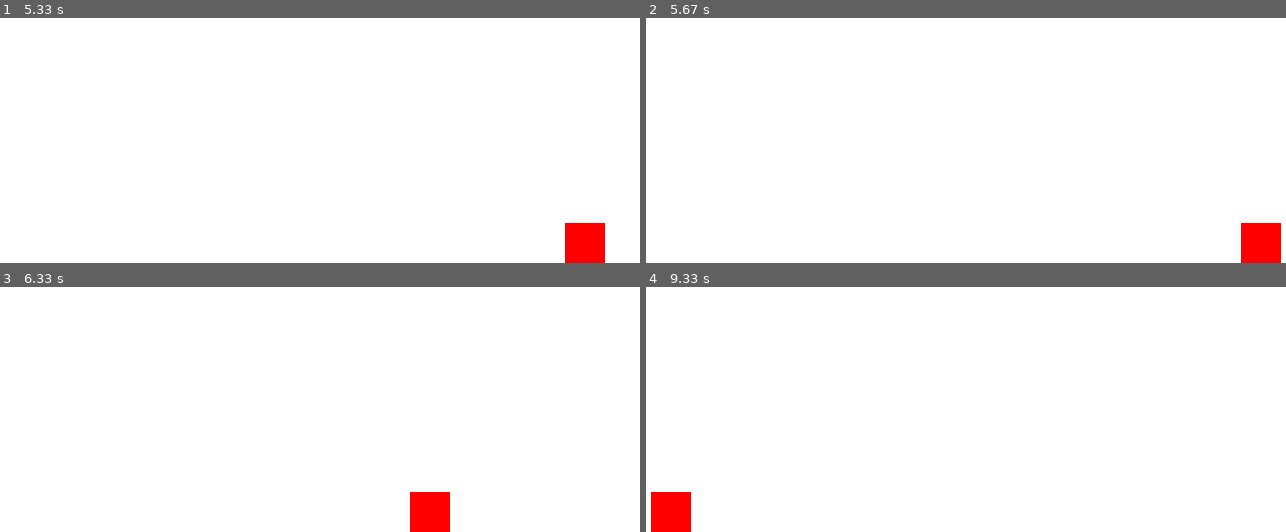
Above: before the commit, frames 1-4 (two rows, left to right).
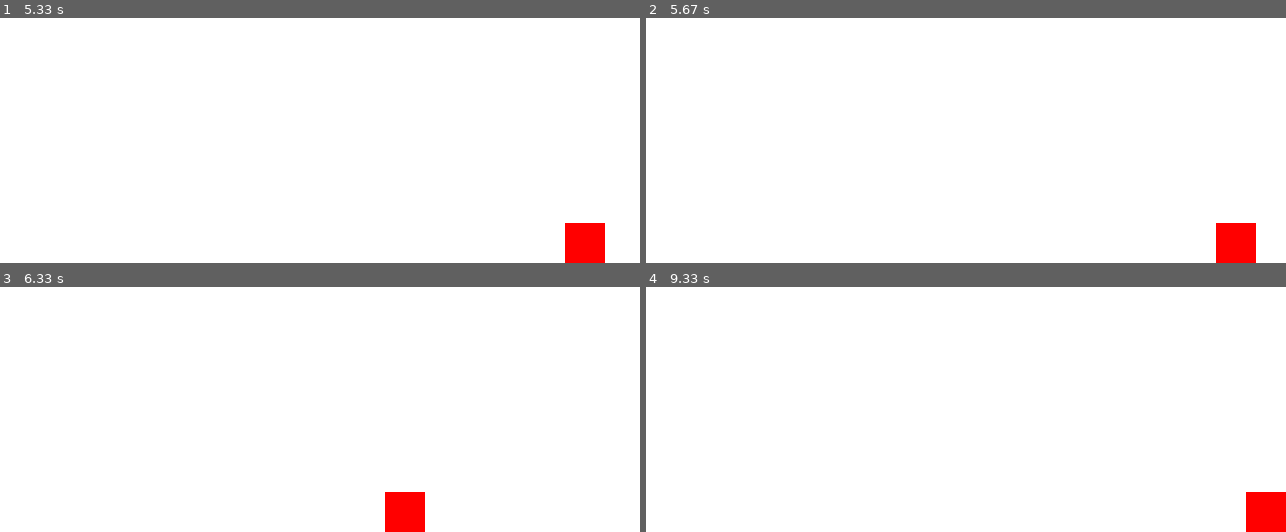
Above: after the commit, the same moments.

Repository: Teedu/Warehouse_Getaway
Game: pygame game, started from Pygame_basic.py
Same seed, same stepped clock (60 frames per second), same inputs: the game is played once before the commit and once after it.
Inputs:
- Up to frame 1 (5.33 s): hold Right 0.33-0.8 s; hold Up 0.83-1.13 s; hold Right 1.17-1.63 s; hold Left 1.67-2.2 s; hold Left 2.23-2.63 s; hold Up 2.67-3.03 s; hold Right 3.07-3.7 s; hold Left 3.73-4.2 s; hold Right 4.23-4.7 s; hold Up 4.73-5.03 s; hold Right from 5.07 s (still down)
- Up to frame 2 (5.67 s): release Right at 5.53 s; hold Left from 5.57 s (still down)
- Up to frame 3 (6.33 s): release Left at 6.1 s; hold Left from 6.13 s (still down)
- Up to frame 4 (9.33 s): release Left at 6.53 s; hold Up 6.57-6.93 s; hold Right 6.97-7.6 s; hold Left 7.63-8.1 s; hold Right 8.13-8.6 s; hold Up 8.63-8.93 s; hold Right from 8.97 s (still down)

Frame 1 is identical in both runs. In frame 2, 1.3% of the frame differs, in the area x 89-100%, y 83-100%; in frame 3, 1.3%; in frame 4, 2.0%, in the area x 0-100%, y 83-100%.

Commit message:
Update Pygame_basic.py

Diff:
--- a/Pygame_basic.py
+++ b/Pygame_basic.py
@@ -12,16 +12,18 @@
         pygame.draw.rect(aken,[255,0,0],[ self.x-20, self.y-20, 40, 40],0)
 
     def tp(self):
-        if self.x <0:
-            self.x = 640
-        if self.x >640:
-            self.x = 0
+        if self.x <20:
+            self.x = 20
+        if self.x >620:
+            self.x = 620
         if self.y >460:
             self.y = 460
 
     def update(self,vx,vy):
-        self.x += vx
+        self.x += vx # liikumine
         self.y += vy
+        if jump != False: # hüppamine põrandal tööab
+            VY=0
 
 
 pygame.init()
@@ -59,8 +61,6 @@
             if e.key == pygame.K_RIGHT:
                 VX -= XL
     VY += 1
-    if jump != False:
-        VY=0
     tüüp.update(VX,VY)
     tüüp.tp()
     aken.fill([255,255,255])
